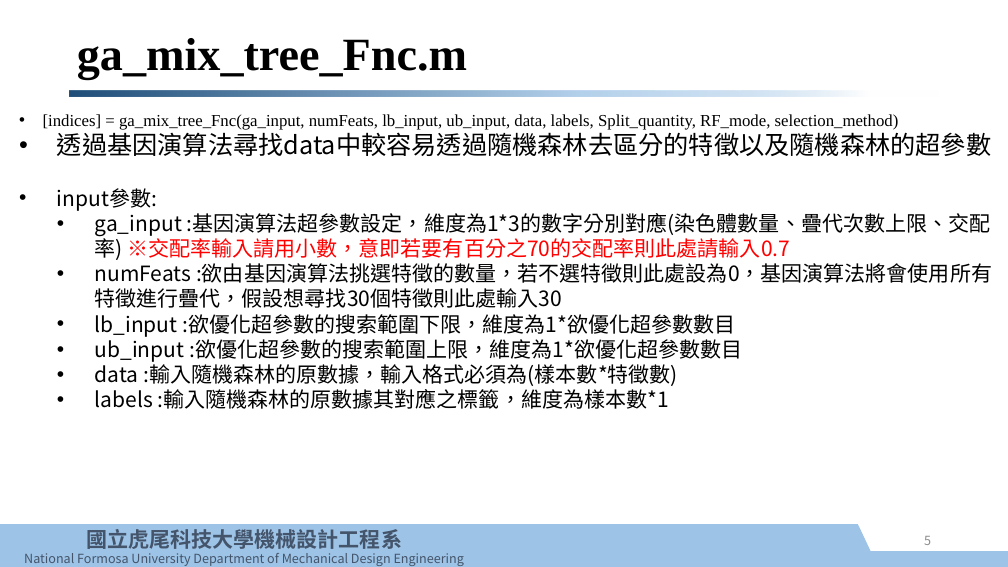
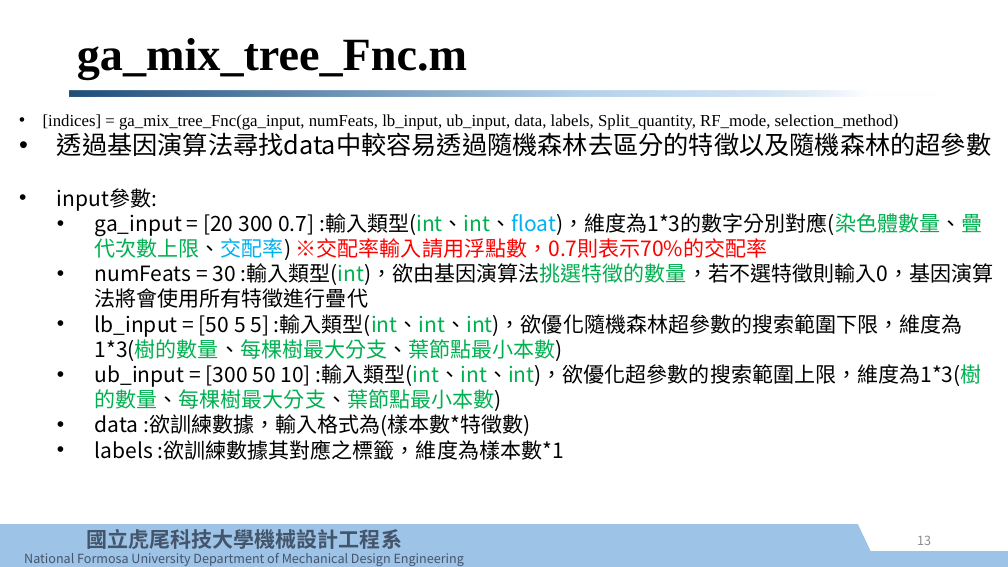
Before and after one commit to e970230/test, a slide deck: slide 13 of GA_RF/基因演算法控制隨機森林使用說明.pptx (slide 5 before the commit). Drawn at 1008x567 pixels with LibreOffice and Linux fonts; fonts in the diff are those of the drawing; background and template pictures are left out. Boxes give left, top, right and bottom in pixels: in the first picture for what was removed or moved away, otherwise in the second. Text is boxed around its words. In the diff, an @@ line names an element or a change of style, - is before the commit and + after.

```diff
--- a/GA_RF/基因演算法控制隨機森林使用說明.pptx
+++ b/GA_RF/基因演算法控制隨機森林使用說明.pptx
@@ text at (95, 213, 994, 460): text changed @@
-  • ga_input :基因演算法超參數設定，維度為1*3的數字分別對應(染色體數量、疊代次數上限、交配率) ※交配率輸入請用小數，意即若要有百分之70的交配率則此處請輸入0.7
-  • numFeats :欲由基因演算法挑選特徵的數量，若不選特徵則此處設為0，基因演算法將會使用所有特徵進行疊代，假設想尋找30個特徵則此處輸入30
-  • lb_input :欲優化超參數的搜索範圍下限，維度為1*欲優化超參數數目
-  • ub_input :欲優化超參數的搜索範圍上限，維度為1*欲優化超參數數目
-  • data :輸入隨機森林的原數據，輸入格式必須為(樣本數*特徵數)
-  • labels :輸入隨機森林的原數據其對應之標籤，維度為樣本數*1
+  • ga_input = [20 300 0.7] :輸入類型(int、int、float)，維度為1*3的數字分別對應(染色體數量、疊代次數上限、交配率) ※交配率輸入請用浮點數，0.7則表示70%的交配率
+  • numFeats = 30 :輸入類型(int)，欲由基因演算法挑選特徵的數量，若不選特徵則輸入0，基因演算法將會使用所有特徵進行疊代
+  • lb_input = [50 5 5] :輸入類型(int、int、int)，欲優化隨機森林超參數的搜索範圍下限，維度為1*3(樹的數量、每棵樹最大分支、葉節點最小本數)
+  • ub_input = [300 50 10] :輸入類型(int、int、int)，欲優化超參數的搜索範圍上限，維度為1*3(樹的數量、每棵樹最大分支、葉節點最小本數)
+  • data :欲訓練數據，輸入格式為(樣本數*特徵數)
+  • labels :欲訓練數據其對應之標籤，維度為樣本數*1
@@ page number at (917, 536, 931, 545): text changed @@
-5
+13
```
Also in this commit, not shown: 6 other slides changed, 8 slides added, 4 slides removed.
